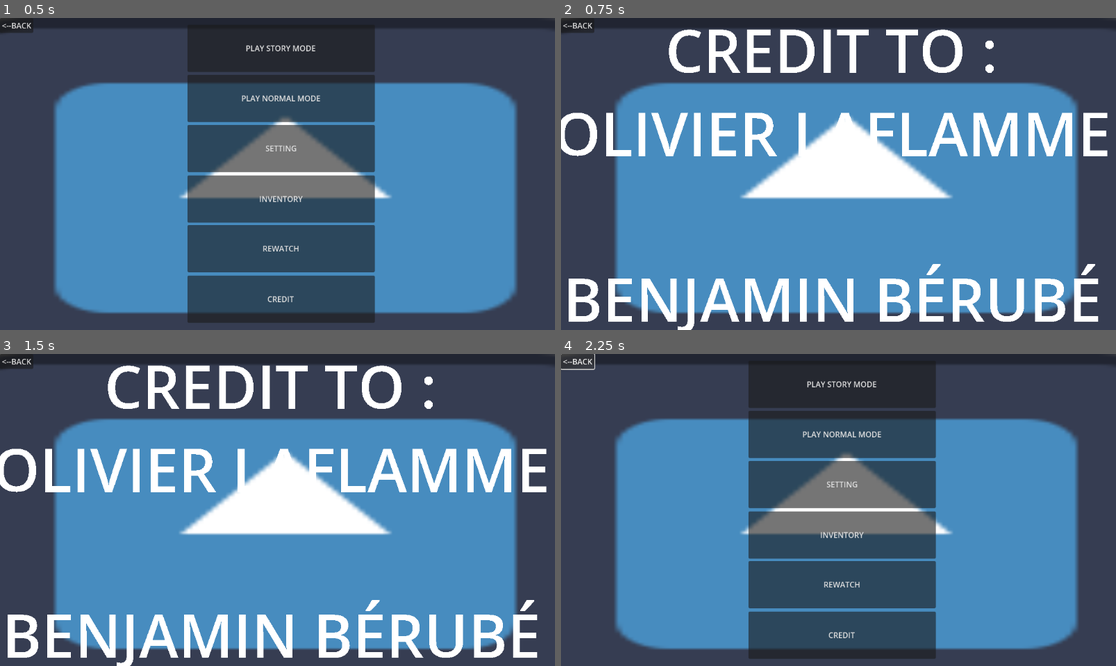
Above: before the commit, frames 1-4 (two rows, left to right).
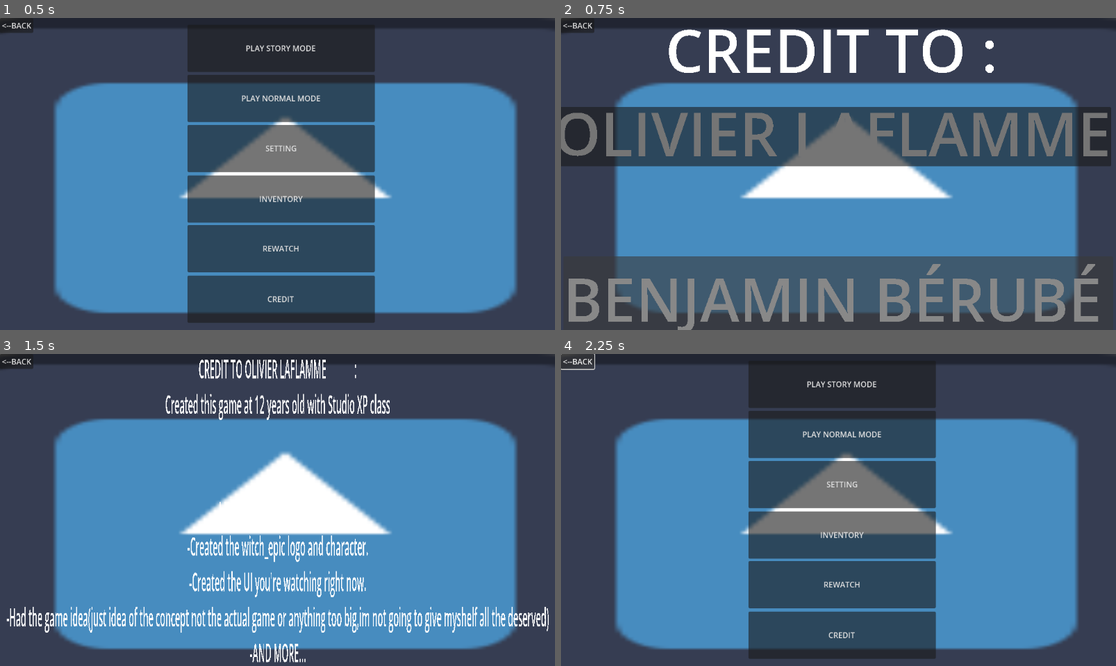
Above: after the commit, the same moments.

Repository: StudioXPEtudiant/25-26.M.S2.MiniGames
Game: Godot game, scene res://ui_setting.tscn
Same seed, same stepped clock (60 frames per second), same inputs: the game is played once before the commit and once after it. The engine's default icon, where the game draws it, is replaced by a stand-in: a white triangle on a blue panel in a dark square.
Inputs (mouse positions are in pixels of both pictures, inside the frame that each line leads up to):
- Up to frame 1 (0.5 s): no input
- Up to frame 2 (0.75 s): click "CREDIT" at 0.5 s
- Up to frame 3 (1.5 s): click (271, 472) at 1.27 s
- Up to frame 4 (2.25 s): click "<--BACK" at 2 s

Frame 1 is identical in both runs. In frame 2, 36% of the frame differs, in the area x 0-100%, y 28-100%; in frame 3, 18%; in frame 4, nothing differs.

Commit message:
pourquoi ca me hArcele avec ca

Diff:
--- a/personnage_principal.tscn
+++ b/personnage_principal.tscn
@@ -31,6 +31,7 @@
 [sub_resource type="SphereMesh" id="SphereMesh_133aq"]
 
 [node name="Personnage principal" type="Node2D"]
+scale = Vector2(2.43528, 2.07896)
 
 [node name="MeshInstance2D" type="MeshInstance2D" parent="."]
 modulate = Color(0.359069, 0.359069, 0.359069, 1)
@@ -62,7 +63,7 @@
 modulate = Color(0.359069, 0.359069, 0.359069, 1)
 position = Vector2(-5, 20)
 rotation = -0.0439856
-scale = Vector2(6.125, 14.25)
+scale = Vector2(6.07835, 14.2545)
 mesh = SubResource("BoxMesh_pmwvg")
 
 [node name="MeshInstance2D6" type="MeshInstance2D" parent="."]
@@ -114,3 +115,6 @@
 position = Vector2(-1, -4)
 scale = Vector2(8.00907, 4.84251)
 mesh = SubResource("SphereMesh_133aq")
+
+[node name="Camera2D" type="Camera2D" parent="."]
+zoom = Vector2(3, 3)
--- a/ui_setting.tscn
+++ b/ui_setting.tscn
@@ -34,6 +34,7 @@
 offset_bottom = 112.0
 action_mode = 0
 text = "PLAY STORY MODE"
+metadata/_edit_use_anchors_ = true
 
 [node name="PLAY NORMAL MODE" type="Button" parent="." groups=["normal setting ui button"]]
 offset_left = 389.0
@@ -43,6 +44,7 @@
 action_mode = 0
 text = "PLAY NORMAL MODE
 "
+metadata/_edit_use_anchors_ = true
 
 [node name="SETTING" type="Button" parent="." groups=["normal setting ui button"]]
 offset_left = 389.0
@@ -51,6 +53,7 @@
 offset_bottom = 320.0
 action_mode = 0
 text = "SETTING"
+metadata/_edit_use_anchors_ = true
 
 [node name="INVENTORY" type="Button" parent="." groups=["normal setting ui button"]]
 offset_left = 389.0
@@ -60,6 +63,7 @@
 action_mode = 0
 text = "INVENTORY
 "
+metadata/_edit_use_anchors_ = true
 
 [node name="REWATCH" type="Button" parent="." groups=["normal setting ui button"]]
 offset_left = 389.0
@@ -68,6 +72,7 @@
 offset_bottom = 528.0
 action_mode = 0
 text = "REWATCH"
+metadata/_edit_use_anchors_ = true
 
 [node name="CREDIT" type="Button" parent="." groups=["normal setting ui button"]]
 offset_left = 389.0
@@ -77,6 +82,7 @@
 action_mode = 0
 text = "CREDIT
 "
+metadata/_edit_use_anchors_ = true
 
 [node name="Multi credit text" type="MeshInstance2D" parent="."]
 visible = false
@@ -108,6 +114,7 @@
 action_mode = 0
 text = "<--BACK
 "
+metadata/_edit_use_anchors_ = true
 
 [node name="MeshInstance2D" type="MeshInstance2D" parent="."]
 visible = false
@@ -128,10 +135,14 @@
 [connection signal="pressed" from="CREDIT" to="CREDIT" method="set_visible" binds= [false]]
 [connection signal="pressed" from="CREDIT" to="CREDIT" method="set_disabled" binds= [true]]
 [connection signal="pressed" from="CREDIT" to="Multi credit text" method="set_visible" binds= [true]]
+[connection signal="pressed" from="CREDIT" to="OLIVIER_LAFLAMME_CREDIT_BUTTON" method="set_visible" binds= [true]]
 [connection signal="pressed" from="CREDIT" to="OLIVIER_LAFLAMME_CREDIT_BUTTON" method="set_disabled" binds= [false]]
+[connection signal="pressed" from="CREDIT" to="BENJAMIN_BÉRUBÉ_CREDIT_BUTTON" method="set_visible" binds= [true]]
 [connection signal="pressed" from="CREDIT" to="BENJAMIN_BÉRUBÉ_CREDIT_BUTTON" method="set_disabled" binds= [false]]
 [connection signal="pressed" from="OLIVIER_LAFLAMME_CREDIT_BUTTON" to="Multi credit text" method="set_visible" binds= [false]]
+[connection signal="pressed" from="OLIVIER_LAFLAMME_CREDIT_BUTTON" to="OLIVIER_LAFLAMME_CREDIT_BUTTON" method="set_visible" binds= [false]]
 [connection signal="pressed" from="OLIVIER_LAFLAMME_CREDIT_BUTTON" to="OLIVIER_LAFLAMME_CREDIT_BUTTON" method="set_disabled" binds= [true]]
+[connection signal="pressed" from="OLIVIER_LAFLAMME_CREDIT_BUTTON" to="BENJAMIN_BÉRUBÉ_CREDIT_BUTTON" method="set_visible" binds= [false]]
 [connection signal="pressed" from="OLIVIER_LAFLAMME_CREDIT_BUTTON" to="BENJAMIN_BÉRUBÉ_CREDIT_BUTTON" method="set_disabled" binds= [true]]
 [connection signal="pressed" from="OLIVIER_LAFLAMME_CREDIT_BUTTON" to="MeshInstance2D" method="set_visible" binds= [true]]
 [connection signal="pressed" from="BENJAMIN_BÉRUBÉ_CREDIT_BUTTON" to="Multi credit text" method="set_visible" binds= [false]]
@@ -150,5 +161,8 @@
 [connection signal="pressed" from="<--BACK" to="CREDIT" method="set_visible" binds= [true]]
 [connection signal="pressed" from="<--BACK" to="CREDIT" method="set_disabled" binds= [false]]
 [connection signal="pressed" from="<--BACK" to="Multi credit text" method="set_visible" binds= [false]]
+[connection signal="pressed" from="<--BACK" to="OLIVIER_LAFLAMME_CREDIT_BUTTON" method="set_visible" binds= [false]]
 [connection signal="pressed" from="<--BACK" to="OLIVIER_LAFLAMME_CREDIT_BUTTON" method="set_disabled" binds= [true]]
+[connection signal="pressed" from="<--BACK" to="BENJAMIN_BÉRUBÉ_CREDIT_BUTTON" method="set_visible" binds= [false]]
 [connection signal="pressed" from="<--BACK" to="BENJAMIN_BÉRUBÉ_CREDIT_BUTTON" method="set_disabled" binds= [true]]
+[connection signal="pressed" from="<--BACK" to="MeshInstance2D" method="set_visible" binds= [false]]
Not shown: 1 places in logo_witch_epic.tscn that only renumber resources
Not shown: 1 places in personnage_principal.tscn that only renumber resources
Not shown: 1 places in witch_epic_character.tscn that only renumber resources
